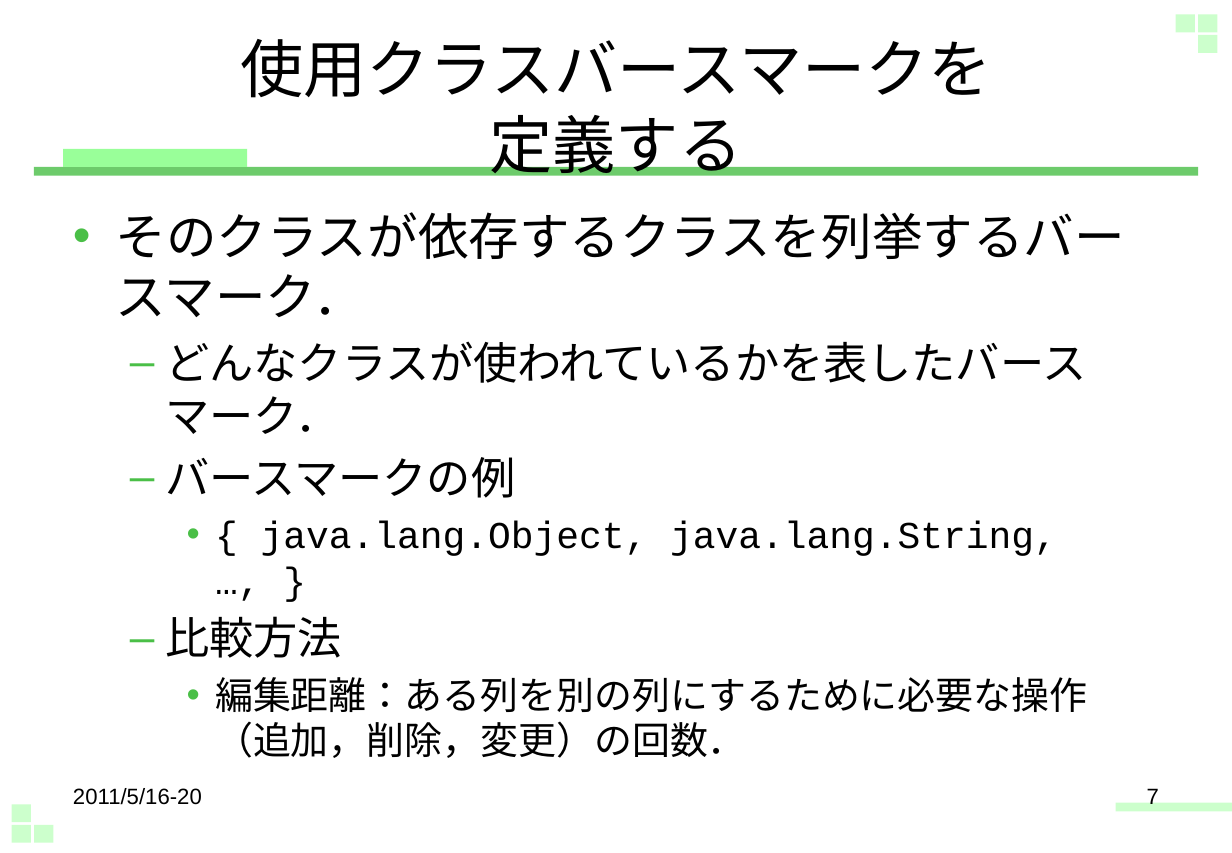
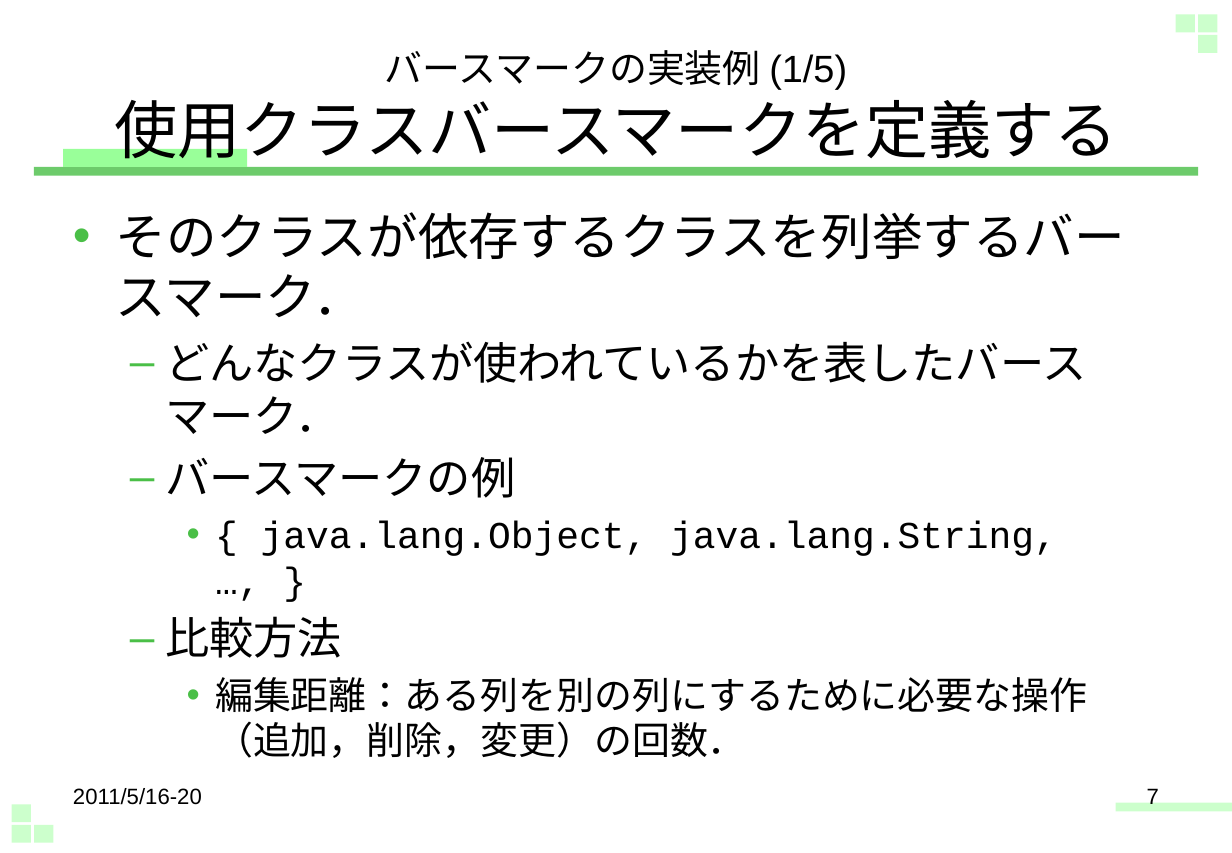
Before and after one commit to zz-fork-repository/jp-stigmata-core, a slide deck: slide 7 of src/docs/extends_stigmata.pptx. Drawn at 1232x853 pixels with LibreOffice and Linux fonts; fonts in the diff are those of the drawing. Boxes give left, top, right and bottom in pixels: in the first picture for what was removed or moved away, otherwise in the second. Text is boxed around its words. In the diff, an @@ line names an element or a change of style, - is before the commit and + after.

```diff
--- a/src/docs/extends_stigmata.pptx
+++ b/src/docs/extends_stigmata.pptx
@@ title at <box>114,50,1118,168</box>: text changed @@
-使用クラスバースマークを
-定義する
+バースマークの実装例 (1/5)
+使用クラスバースマークを定義する
```
Also in this commit, not shown: 7 other slides changed, 3 slides added, 2 other files.
